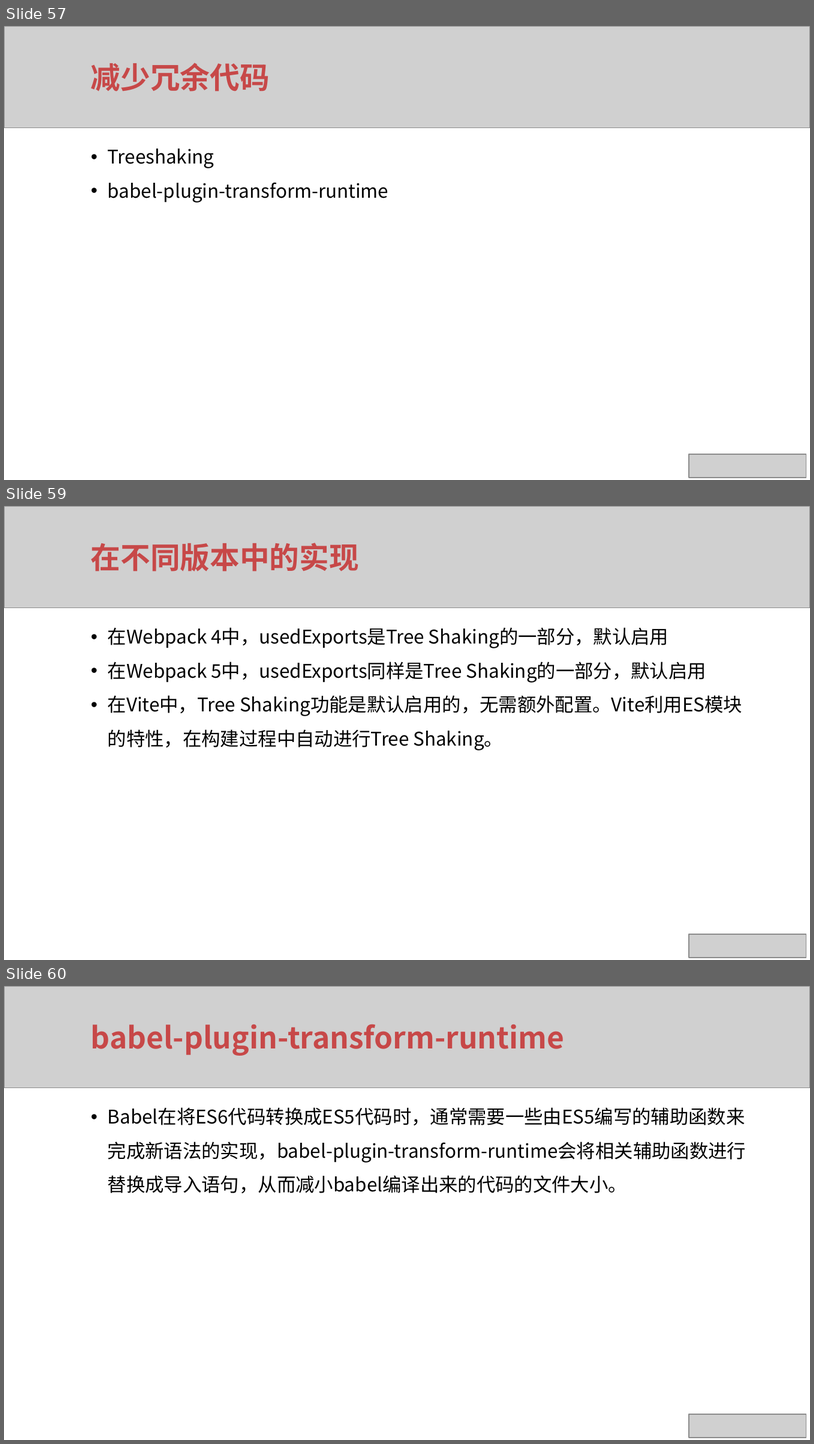
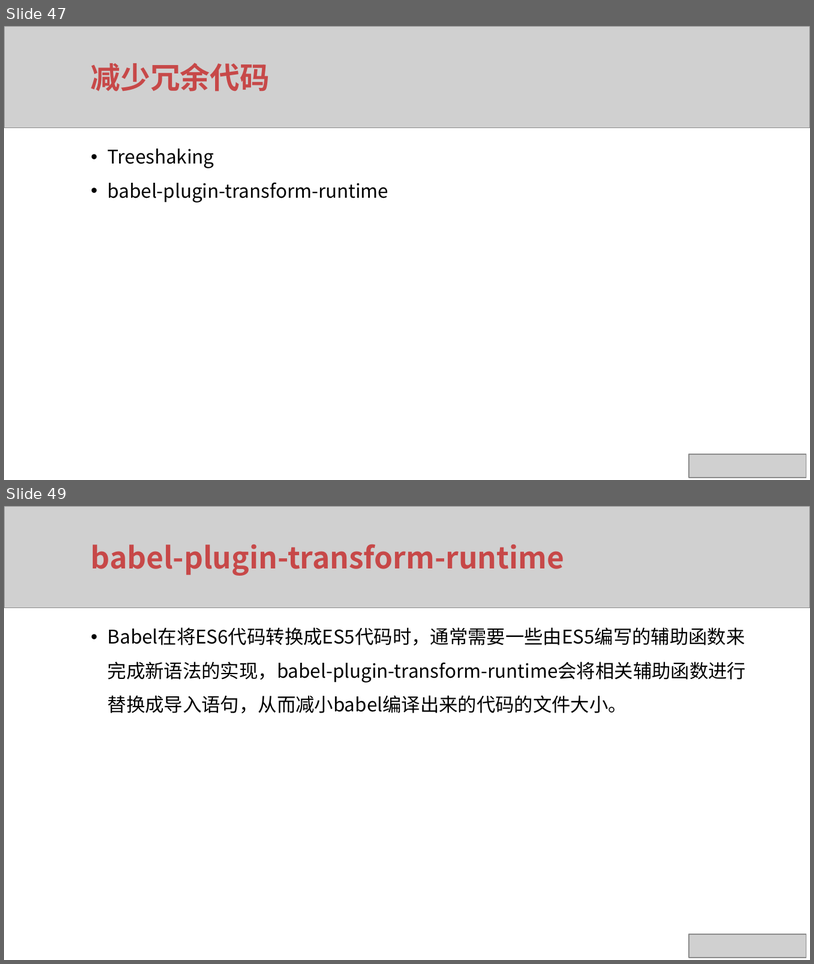
Before and after one commit to xuqunhai/python, a slide deck: 创课/ppt/ppt/Vue项目最佳实践.pptx. Shown one above the other, each under a label of ours: slides 57, 59 and 60 before the commit, slides 47 and 49 after it; the slides between them are not shown. The pictures are 814x1444 and 814x964 pixels, drawn with LibreOffice and Linux fonts; fonts in the diff are those of the drawing; grey boxes stand for pictures. Boxes give left, top, right and bottom in pixels: in the first picture for what was removed or moved away, otherwise in the second. Text is boxed around its words. In the diff, an @@ line names an element or a change of style, - is before the commit and + after.

```diff
--- a/创课/ppt/ppt/Vue项目最佳实践.pptx
+++ b/创课/ppt/ppt/Vue项目最佳实践.pptx
@@ slide 59 removed at (4,506,810,960), background #FFFFFF @@
@@ picture removed at (4,506,810,607) @@
@@ text removed at (91,543,359,571) @@
-在不同版本中的实现
@@ text removed at (108,627,743,750) @@
-• 在Webpack 4中，usedExports是Tree Shaking的一部分，默认启用
-• 在Webpack 5中，usedExports同样是Tree Shaking的一部分，默认启用
-• 在Vite中，Tree Shaking功能是默认启用的，无需额外配置。Vite利用ES模块的特性，在构建过程中自动进行Tree Shaking。
@@ picture removed at (689,934,806,958) @@
@@ what was slide 57 is now slide 47 @@
@@ what was slide 60 is now slide 49 @@
```
Also in this commit, not shown: 8 slides changed, 4 slides added, 14 other slides removed, 9 other files.
